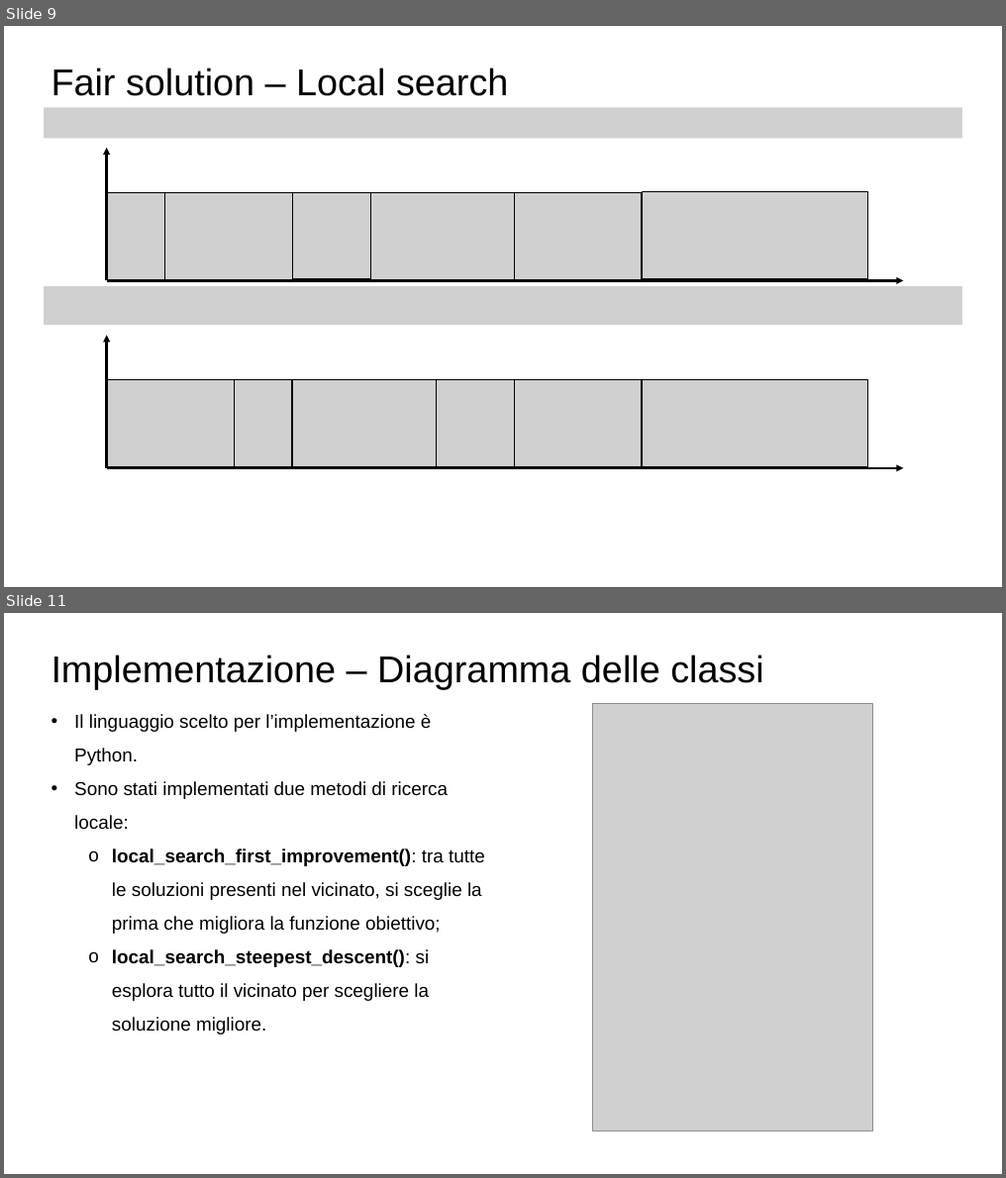
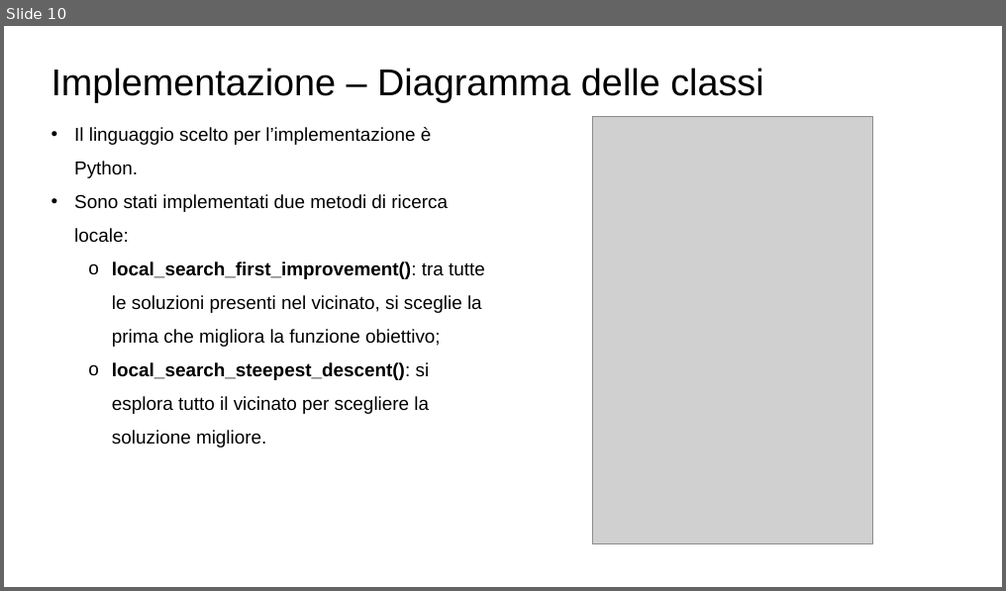
Before and after one commit to paolo-di-simone/LocalSearch-JobScheduling, a slide deck: Presentazione-LocalSearch.pptx. Shown one above the other, each under a label of ours: slides 9 and 11 before the commit, slide 10 after it; the slides between them are not shown. The pictures are 1006x1178 and 1006x591 pixels, drawn with LibreOffice and Linux fonts; fonts in the diff are those of the drawing; grey boxes stand for pictures. Boxes give left, top, right and bottom in pixels: in the first picture for what was removed or moved away, otherwise in the second. Text is boxed around its words. In the diff, an @@ line names an element or a change of style, - is before the commit and + after.

```diff
--- a/Presentazione-LocalSearch.pptx
+++ b/Presentazione-LocalSearch.pptx
@@ slide 9 removed at (4, 26, 1002, 587), background #FFFFFF @@
@@ text removed at (52, 68, 508, 96) @@
-Fair solution – Local search
@@ picture removed at (44, 107, 962, 138) @@
@@ arrow removed from (107, 280) to (107, 148) @@
@@ picture removed at (108, 193, 165, 279) @@
@@ picture removed at (165, 193, 293, 279) @@
@@ picture removed at (292, 192, 371, 279) @@
@@ picture removed at (371, 193, 515, 279) @@
@@ picture removed at (515, 193, 642, 279) @@
@@ picture removed at (642, 192, 868, 279) @@
@@ picture removed at (44, 286, 962, 325) @@
@@ arrow removed from (107, 280) to (904, 280) @@
@@ arrow removed from (107, 469) to (107, 335) @@
@@ picture removed at (108, 380, 236, 467) @@
@@ picture removed at (235, 380, 292, 467) @@
@@ picture removed at (292, 380, 436, 467) @@
@@ picture removed at (437, 380, 515, 467) @@
@@ picture removed at (515, 380, 642, 467) @@
@@ picture removed at (642, 380, 868, 467) @@
@@ arrow removed from (107, 469) to (904, 469) @@
@@ what was slide 11 is now slide 10 @@
```
Also in this commit, not shown: 5 slides changed.
